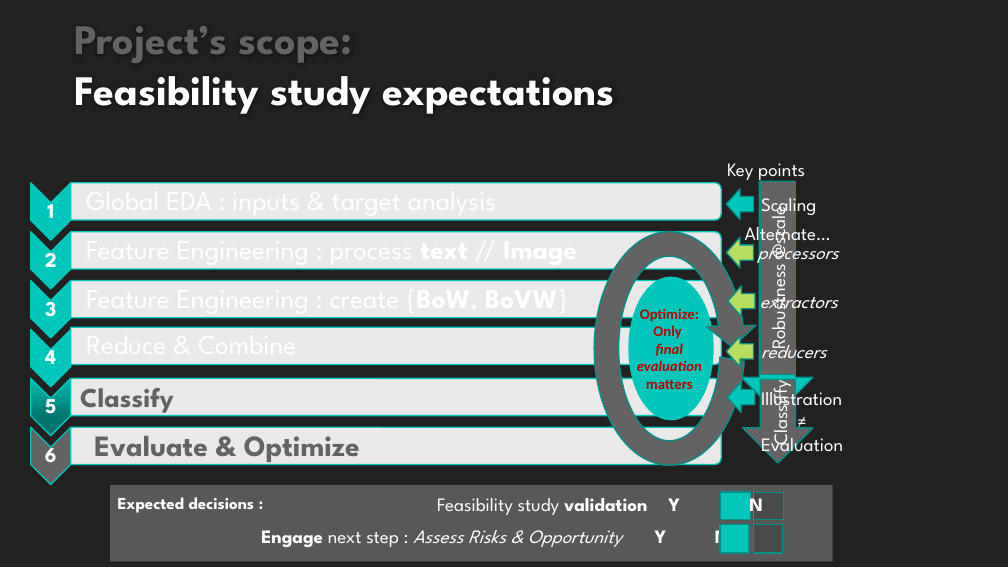
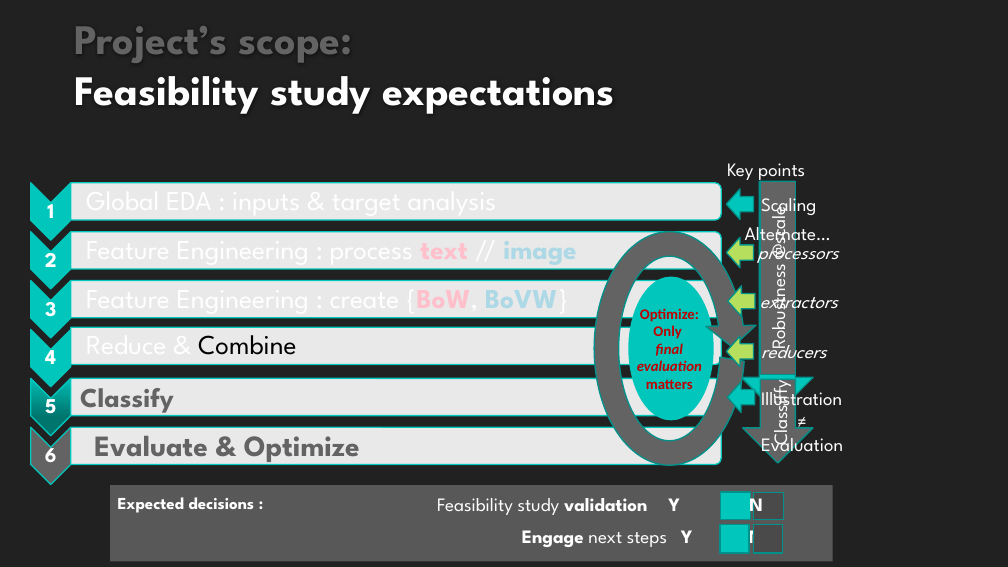
Before and after one commit to EtienneLardeur/P6_ClassificationEngine, a slide deck: slide 2 of P6_02_Support.pptx. Drawn at 1008x567 pixels with LibreOffice and Linux fonts; fonts in the diff are those of the drawing; background and template pictures are left out. Boxes give left, top, right and bottom in pixels: in the first picture for what was removed or moved away, otherwise in the second. Text is boxed around its words. In the diff, an @@ line names an element or a change of style, - is before the commit and + after.

```diff
--- a/P6_02_Support.pptx
+++ b/P6_02_Support.pptx
@@ text at (86,232,577,265): text changed @@
-  Feature Engineering : process text // Image
+  Feature Engineering : process text // image
@@ text "Feature Engineering : create {BoW, ..." at (86,277,568,318): text colour #FFFFFF to #FFC0CB in "{BoW,"; text colour #FFFFFF to #ADD8E6 in "BoVW}" @@
@@ text "Reduce & Combine" at (86,327,296,355): text colour #FFFFFF to #000000 in "Combine" @@
@@ text at (522,524,763,550): text changed; italic off @@
-Engage next step : Assess Risks & Opportunity Y N
+Engage next steps Y N
```
Also in this commit, not shown: 14 other slides changed, 1 slide added, 2 other files.
